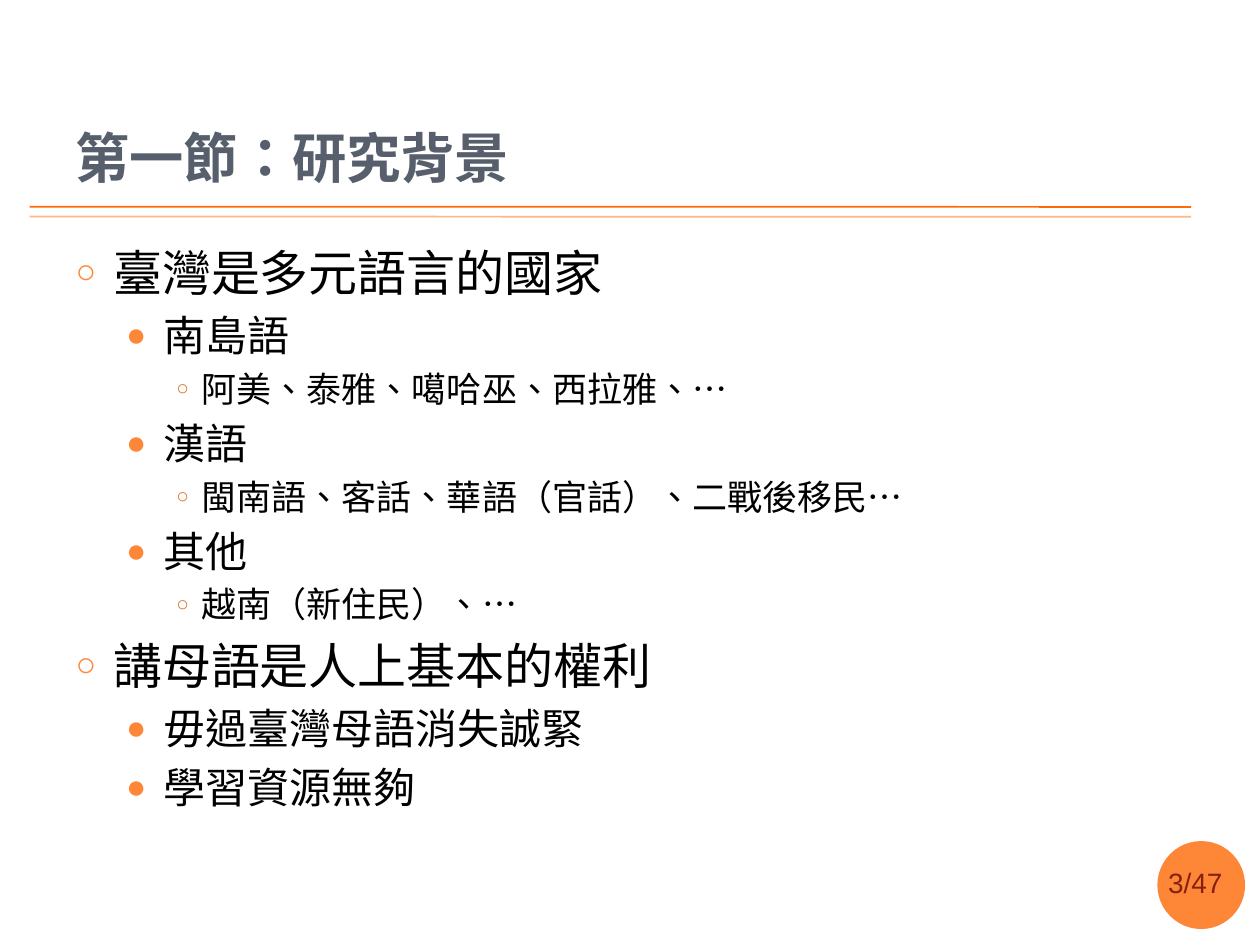
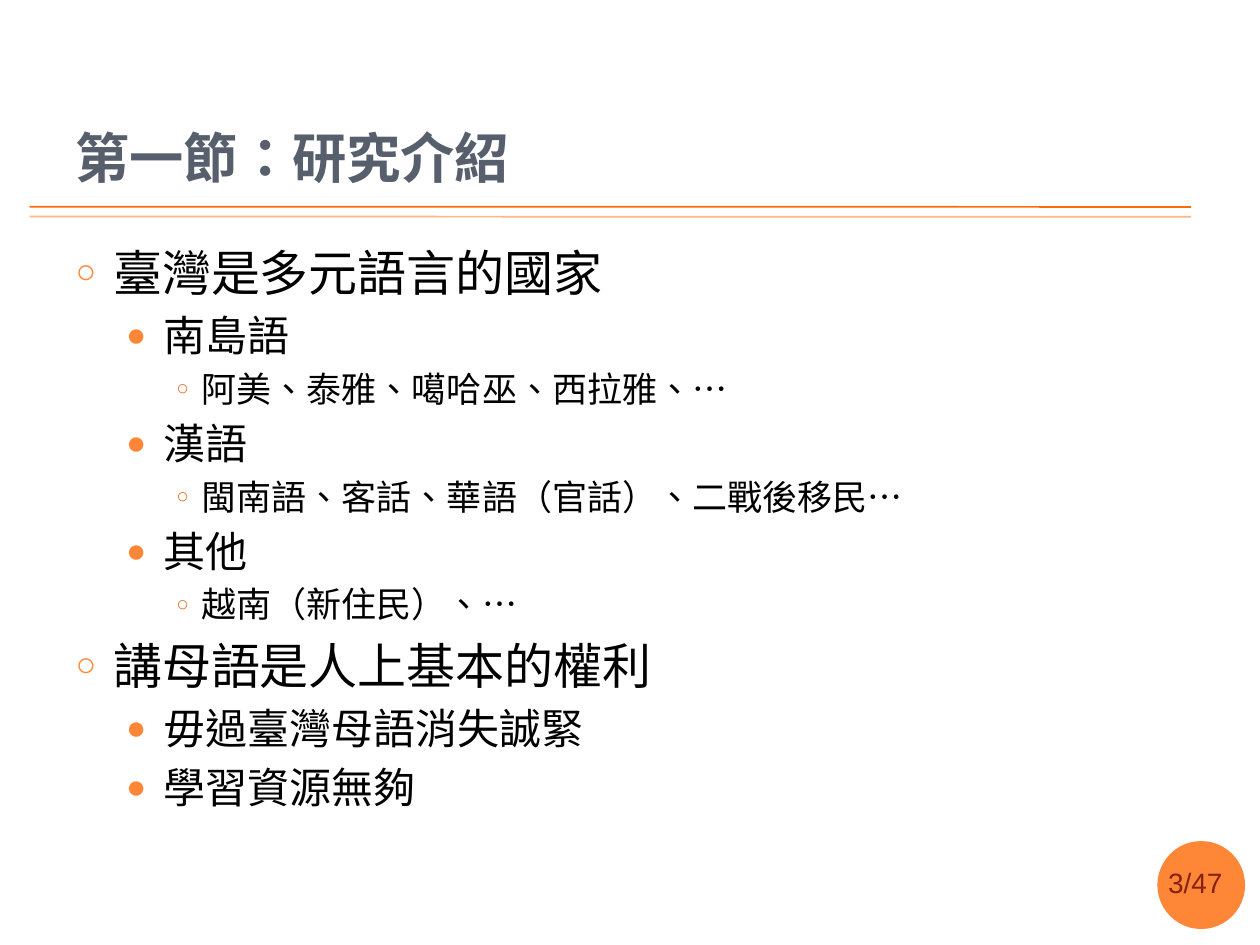
Before and after one commit to sih4sing5hong5/po3-ko3_tau5-iann2-phinn3, a slide deck: slide 3 of 翻譯報告.pptx. Drawn at 1260x945 pixels with LibreOffice and Linux fonts; fonts in the diff are those of the drawing; background and template pictures are left out. Boxes give left, top, right and bottom in pixels: in the first picture for what was removed or moved away, otherwise in the second. Text is boxed around its words. In the diff, an @@ line names an element or a change of style, - is before the commit and + after.

```diff
--- a/翻譯報告.pptx
+++ b/翻譯報告.pptx
@@ title at (75,131,509,183): text changed @@
-第一節：研究背景
+第一節：研究介紹
```
Also in this commit, not shown: 6 other slides changed.
